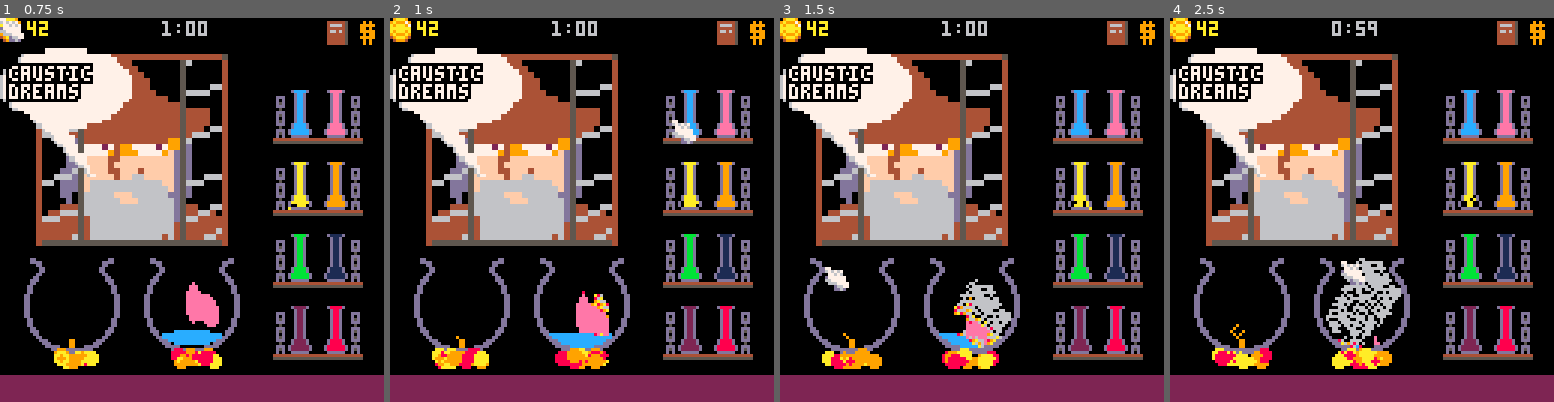
Above: before the commit, frames 1-4 (left to right).
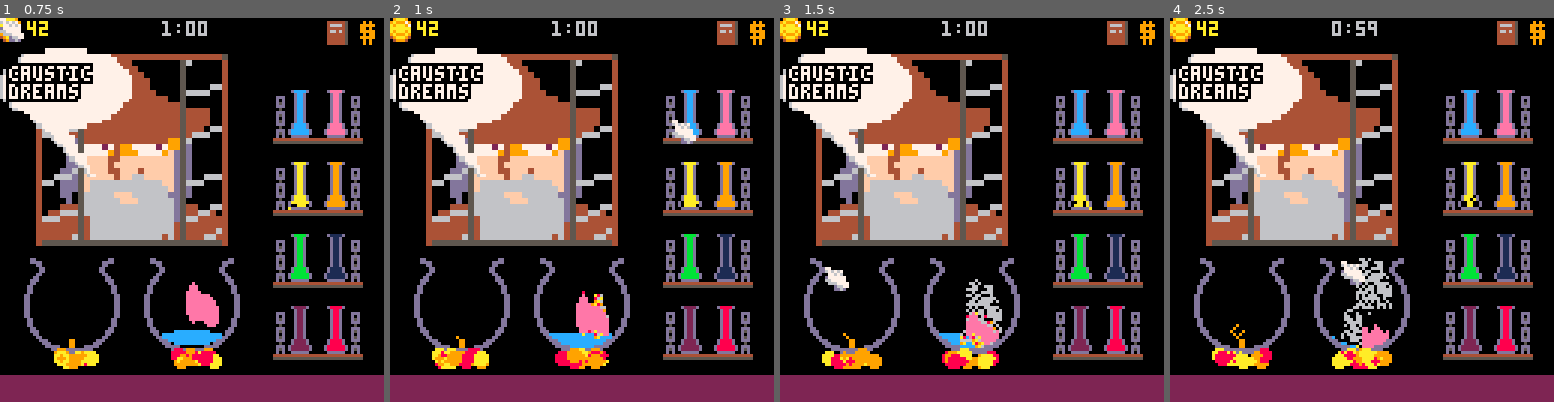
Above: after the commit, the same moments.

Repository: andbalch/cs4730_team_game
Game: PICO-8 cartridge potion.p8
Same seed, same stepped clock (60 frames per second), same inputs: the game is played once before the commit and once after it.
Inputs (mouse positions are in pixels of both pictures, inside the frame that each line leads up to):
- Up to frame 1 (0.75 s): tap X (X key) at 0.33 s; click (280, 121) at 0.67 s
- Up to frame 2 (1 s): no input
- Up to frame 3 (1.5 s): tap X (X key) at 1.07 s; click (826, 267) at 1.22 s
- Up to frame 4 (2.5 s): click (1277, 114) at 1.77 s; tap X (X key) at 1.85 s; click (1342, 259) at 2.32 s

Frame 1 is identical in both runs. In frame 2, less than 0.1% of the frame differs, in the area x 50-58%, y 73-84%; in frame 3, 0.9%; in frame 4, 1.7%, in the area x 40-61%, y 62-86%.

Commit message:
Fixes recipe book

Diff:
--- a/recipes.lua
+++ b/recipes.lua
@@ -6,7 +6,7 @@
 -- TODO: maybe show name on hover on this page (and maybe shop as well)?
 
 current_page = 1
-max_page = 2
+max_page = 1
 
 pg_fwd_box={x=119,y=116,w=8,h=8}
 pg_fwd_hov=false
@@ -32,6 +32,7 @@
             end
         end
     end
+    max_page=ceil(#entries/8)
 
     back_hov=coll(back_box,mx,my)
     if back_hov and mp then
@@ -94,15 +95,11 @@
 
     -- Write recipe entries on page.
     print(#entries)
-    if current_page == 1 then
-        for i=1,min(8,#entries) do
-            draw_entry(entries[i],i-1)
-        end
-    else
-        for i=9,#entries do
-            draw_entry(entries[i],i-8)
-        end
+    local ps=1+(current_page-1)*8
+    for i=ps,min(ps+7,#entries) do
+        draw_entry(entries[i],i-ps)
     end
+
 
     -- Print page number on page.
     print(current_page, 95, 114, 13)
@@ -114,48 +111,54 @@
     end
 
     -- Draw page forward button.
-    spr(28,pg_fwd_box.x,pg_fwd_box.y)
-    if pg_fwd_hov then
-        draw_box_outline(pg_fwd_box)
+    if current_page~=max_page then
+        spr(28,pg_fwd_box.x,pg_fwd_box.y)
+        if pg_fwd_hov then
+            draw_box_outline(pg_fwd_box)
+        end
     end
 
+
     -- Draw page back button.
-    spr(27,pg_bk_box.x,pg_bk_box.y)
-    if pg_bk_hov then
-        draw_box_outline(pg_bk_box)
+    if current_page~=1 then
+        spr(27,pg_bk_box.x,pg_bk_box.y)
+        if pg_bk_hov then
+            draw_box_outline(pg_bk_box)
+        end
     end
 end
 
 
 -- Draws a single recipe entry.
 function draw_entry(entry, index)
+    local y=index*14
     -- Write ingredient 1.
-    rect(30, 15+(index*14), 36, 21+(index*14), 13)
+    rect(30, 15+y, 36, 21+y, 13)
     local c1=entry.c1
     if c1==16 then
         c1=8+flr(rnd(3))
     end
-    rectfill(31, 16+(index*14), 35, 20+(index*14), c1)
+    rectfill(31, 16+y, 35, 20+y, c1)
 
     -- Write ingredient 2.
-    rect(50, 15+(index*14), 56, 21+(index*14), 13)
+    rect(50, 15+y, 56, 21+y, 13)
     local c2=entry.c2
     if c2==16 then
         c2=8+flr(rnd(3))
     end
-    rectfill(51, 16+(index*14), 55, 20+(index*14), c2)
+    rectfill(51, 16+y, 55, 20+y, c2)
 
     -- Write result.
-    rect(80, 15+(index*14), 86, 21+(index*14), 13)
-    rectfill(81, 16+(index*14), 85, 20+(index*14), entry.c3)
+    rect(80, 15+y, 86, 21+y, 13)
+    rectfill(81, 16+y, 85, 20+y, entry.c3)
 
     -- Plus sign.
-    rectfill(43, 16+(index*14), 43, 20+(index*14), 13)
-    rectfill(41, 18+(index*14), 45, 18+(index*14), 13)
+    rectfill(43, 16+y, 43, 20+y, 13)
+    rectfill(41, 18+y, 45, 18+y, 13)
 
     -- Equal sign.
-    rectfill(66, 17+(index*14), 70, 17+(index*14), 13)
-    rectfill(66, 19+(index*14), 70, 19+(index*14), 13)
+    rectfill(66, 17+y, 70, 17+y, 13)
+    rectfill(66, 19+y, 70, 19+y, 13)
 
 end
 
--- a/simulation.lua
+++ b/simulation.lua
@@ -1,4 +1,4 @@
-density={0,10,8,9,4,10,1,12,11,20,20,5,5,99,20,10,0}
+density={0,10,8,9,4,10,1,12,11,20,20,5,5,99,20,10,10,0,0}
 
 function create_sim(x,y,w,h)
 	-- Make 2D buffer.
@@ -55,6 +55,7 @@
 						local tc=11
 						if s.r>7 then tc=6 end
 						s:s(x2,y2,tc)
+						discover(c1,c2,6)
 						return true
 					-- Check if c1 and c2 make a recipe or reaction
 					else
